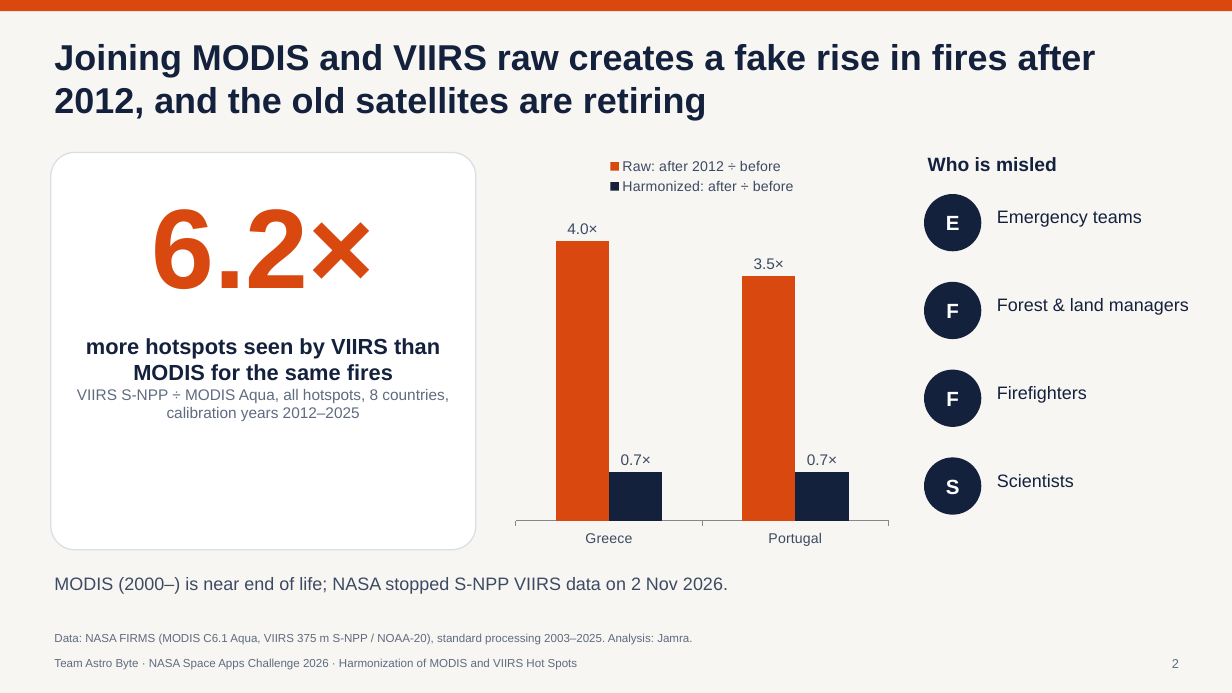
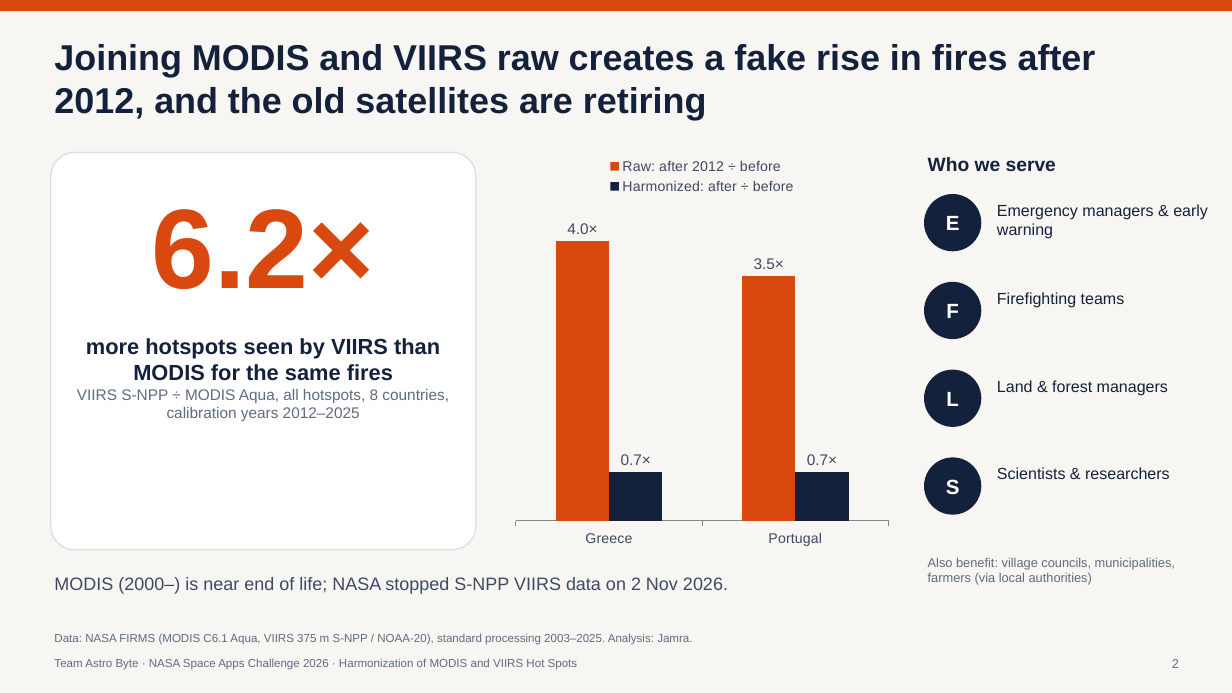
Before and after one commit to ahmedetk/jamra, a slide deck: slide 2 of slides/AstroByte_Slides.pptx. Drawn at 1232x693 pixels with LibreOffice and Linux fonts; fonts in the diff are those of the drawing. Boxes give left, top, right and bottom in pixels: in the first picture for what was removed or moved away, otherwise in the second. Text is boxed around its words. In the diff, an @@ line names an element or a change of style, - is before the commit and + after.

```diff
--- a/slides/AstroByte_Slides.pptx
+++ b/slides/AstroByte_Slides.pptx
@@ text at box(928, 157, 1056, 171): text changed @@
-Who is misled
+Who we serve
@@ text at box(997, 204, 1208, 239): text changed; size 14 to 12.5 pt @@
-Emergency teams
+Emergency managers & early warning
@@ text added at box(997, 292, 1125, 308), 12.5 pt, text #14213D @@
+Firefighting teams
@@ text at box(997, 380, 1168, 395): text changed; size 14 to 12.5 pt @@
-Forest & land managers
+Land & forest managers
@@ text removed at box(997, 386, 1087, 403) @@
-Firefighters
@@ text in ellipse at box(946, 392, 959, 406): text changed @@
-F
+L
@@ text at box(997, 467, 1170, 479): text changed; size 14 to 12.5 pt @@
-Scientists
+Scientists & researchers
@@ text added at box(928, 557, 1175, 585), 10 pt, text #5F6B80 @@
+Also benefit: village councils, municipalities, farmers (via local authorities)
```
Also in this commit, not shown: 4 other slides changed, 46 other files.
